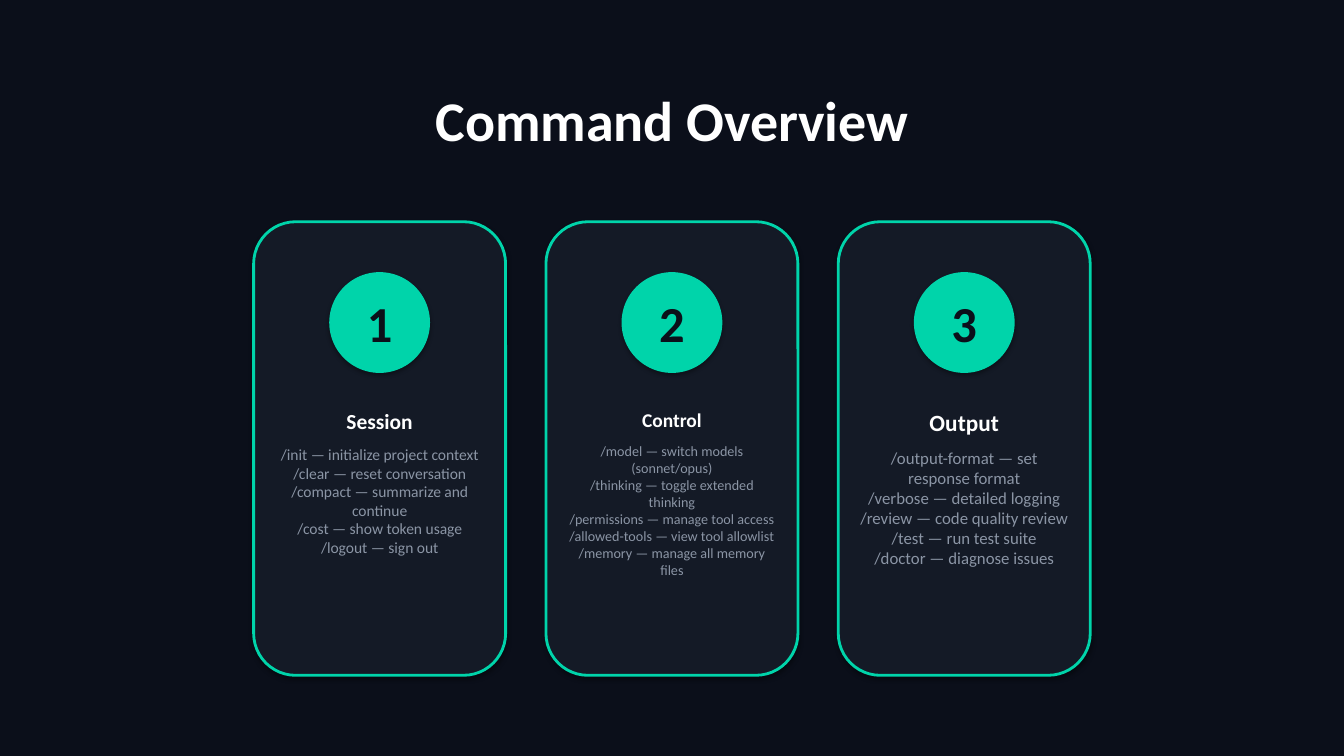
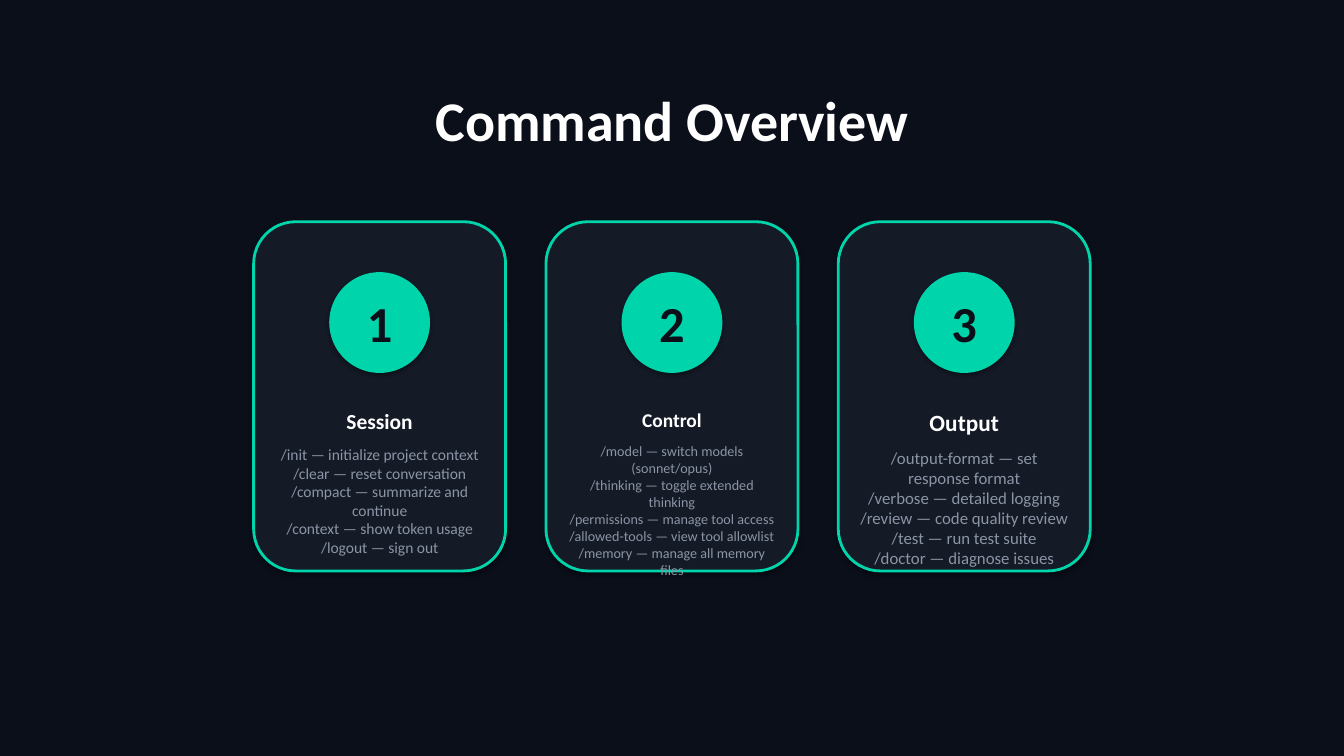
Before and after one commit to scottrhay/AIA-ClaudeCopilot, a slide deck: slide 65 of slides/Day2_Claude_Code_Fundamentals.pptx (slide 60 before the commit). Drawn at 1344x756 pixels with LibreOffice and Linux fonts; fonts in the diff are those of the drawing. Boxes give left, top, right and bottom in pixels: in the first picture for what was removed or moved away, otherwise in the second. Text is boxed around its words. In the diff, an @@ line names an element or a change of style, - is before the commit and + after.

```diff
--- a/slides/Day2_Claude_Code_Fundamentals.pptx
+++ b/slides/Day2_Claude_Code_Fundamentals.pptx
@@ rounded rectangle: place and size @@
-rounded rectangle at [254,222,506,676]
+rounded rectangle at [254,222,506,571]
@@ rounded rectangle: place and size @@
-rounded rectangle at [546,222,799,676]
+rounded rectangle at [546,222,799,571]
@@ rounded rectangle: place and size @@
-rounded rectangle at [839,222,1091,676]
+rounded rectangle at [839,222,1091,571]
@@ text at [281,449,479,556]: text changed @@
-/init — initialize project context
-/clear — reset conversation
-/compact — summarize and continue
-/cost — show token usage
-/logout — sign out
+/init — initialize project context
+/clear — reset conversation
+/compact — summarize and continue
+/context — show token usage
+/logout — sign out
```
Also in this commit, not shown: 39 other slides changed, 2 slides added, 18 slides removed, 16 other files.
